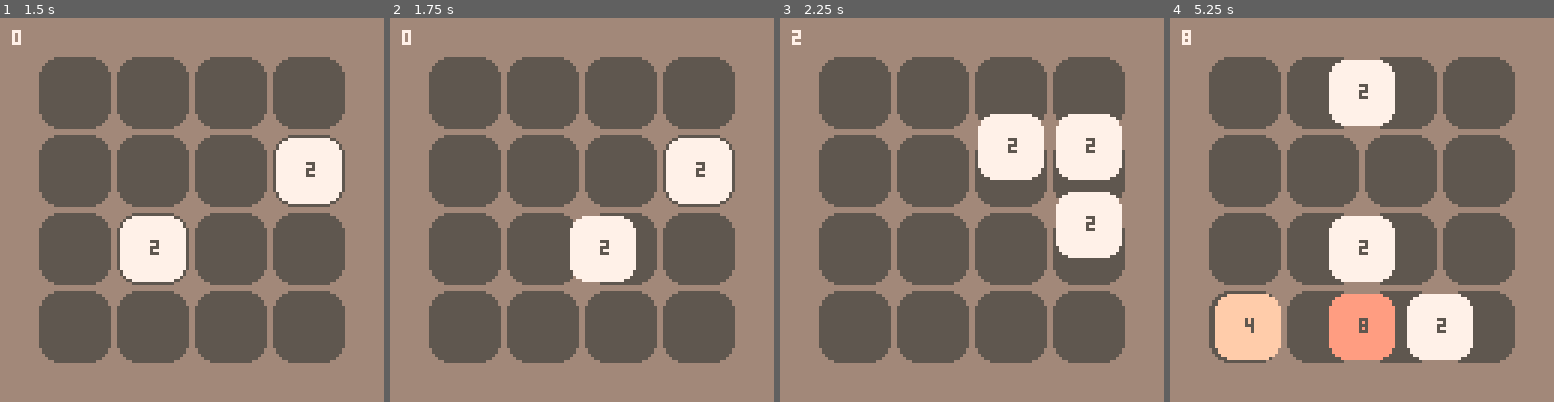
Above: before the commit, frames 1-4 (left to right).
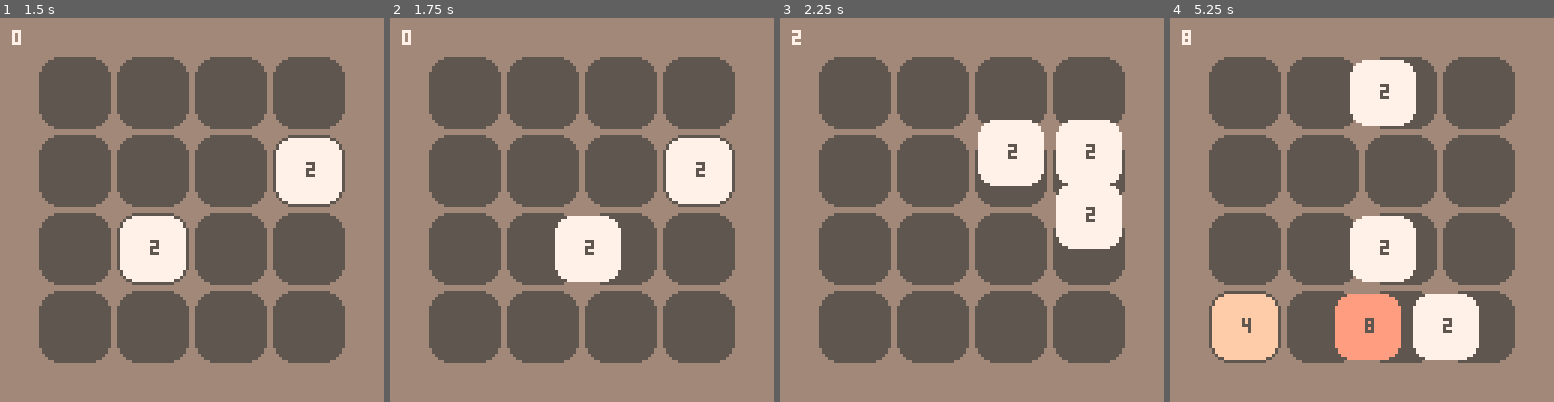
Above: after the commit, the same moments.

Repository: rbits0/2048-pico-8
Game: PICO-8 cartridge main.p8
Same seed, same stepped clock (60 frames per second), same inputs: the game is played once before the commit and once after it.
Inputs:
- Up to frame 1 (1.5 s): no input
- Up to frame 2 (1.75 s): hold Right from 1.6 s (still down)
- Up to frame 3 (2.25 s): release Right at 2.1 s; hold Up from 2.15 s (still down)
- Up to frame 4 (5.25 s): release Up at 2.42 s; hold Right 2.47-3.03 s; hold Left 3.08-3.58 s; hold Down 3.63-3.97 s; hold Right 4.02-4.68 s; hold Up 4.73-5.03 s; hold Left from 5.08 s (still down)

Frame 1 is identical in both runs. In frame 2, 1.5% of the frame differs, in the area x 42-65%, y 51-69%; in frame 3, 2.0%; in frame 4, 5.7%, in the area x 10-81%, y 10-90%.

Commit message:
Don't initialise position of cell from animation until all the cell moves are calculated

Diff:
--- a/animation.lua
+++ b/animation.lua
@@ -13,6 +13,8 @@
 
         local obj = {
             cell = cell,
+            start_x = start_x,
+            start_y = start_y,
             end_x = end_x,
             end_y = end_y,
             x_step_size = x_step_size,
@@ -24,9 +26,6 @@
         setmetatable(obj, { __index = function(table, key)
             return CellMoveAnimation[key]
         end })
-
-        cell.x = start_x
-        cell.y = start_y
 
         return obj
     end,
@@ -40,12 +39,15 @@
             -- set end value to exact end value so we don't have rounding errors
             self.cell.x = self.end_x
             self.cell.y = self.end_y
-            self.remaining_duration -= 1
-            return
+        elseif self.remaining_duration == CELL_ANIMATION_DURATION then
+            -- initialise start position
+            self.cell.x = self.start_x
+            self.cell.y = self.start_y
+        else
+            self.cell.x += self.x_step_size
+            self.cell.y += self.y_step_size
         end
 
-        self.cell.x += self.x_step_size
-        self.cell.y += self.y_step_size
         self.remaining_duration -= 1
     end
 }
@@ -64,15 +66,14 @@
             return CellChangeAnimation[key]
         end })
 
-        cell.value = start_value
-
         return obj
     end,
 
     advance = function(self)
         if self.remaining_duration <= 1 then
             self.cell.value = self.end_value
-            return
+        elseif self.remaining_duration == CELL_ANIMATION_DURATION then
+            self.cell.value = self.start_value
         end
 
         self.remaining_duration -= 1
